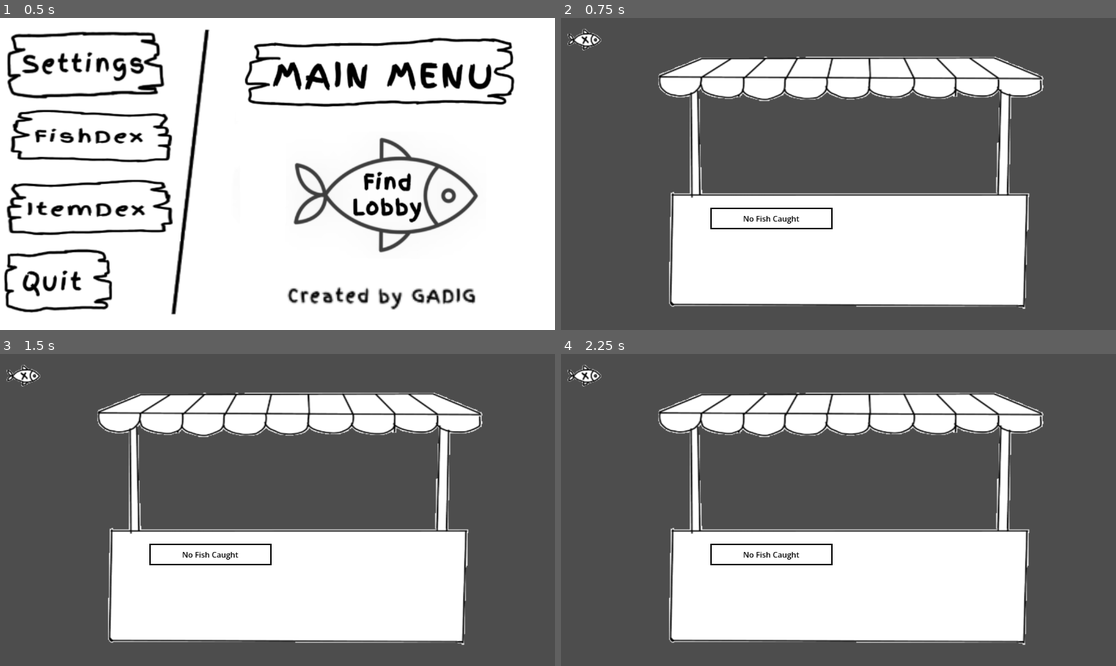
Above: before the commit, frames 1-4 (two rows, left to right).
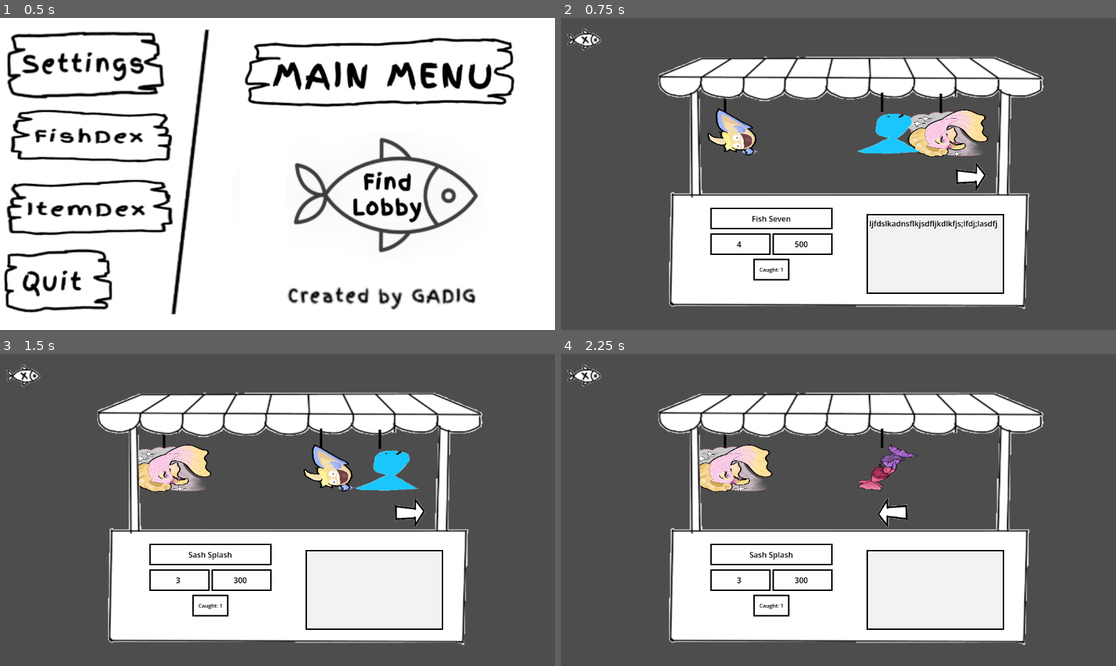
Above: after the commit, the same moments.

Repository: gmuGADIG/King-Fisher
Game: Godot game, scene res://ui/main_menu/main_menu.tscn
The game is run twice, just before and just after one commit, with the same random seed, the same clock (stepped at 60 frames per second) and the same inputs. The engine's default icon, where the game draws it, is replaced by a stand-in: a white triangle on a blue panel in a dark square.
Inputs (mouse positions are in pixels of both pictures, inside the frame that each line leads up to):
- Up to frame 1 (0.5 s): no input
- Up to frame 2 (0.75 s): click (649, 136) at 0.5 s
- Up to frame 3 (1.5 s): click (382, 466) at 1.27 s
- Up to frame 4 (2.25 s): click (966, 513) at 2.02 s

Frame 1 is identical in both runs. In frame 2, 4.9% of the frame differs, in the area x 26-80%, y 23-89%; in frame 3, 4.5%; in frame 4, 3.4%.

Commit message:
catch one of every fish at bootup in debug builds

Diff:
--- a/ui/fish_dex/fishdex.gd
+++ b/ui/fish_dex/fishdex.gd
@@ -29,6 +29,12 @@
 
 	load_file()
 	loaded = true
+
+	if OS.is_debug_build():
+		for fish_name in LIST_OF_FISH:
+			fishdex_entries[fish_name] = 1
+			fishdex_order.append(fish_name)
+			fishdex_order.sort_custom(custom_sort_fish)
 
 func custom_sort_fish(a, b):
 		var fish_a = LIST_OF_FISH.get(a)
@@ -54,6 +60,11 @@
 		dir.list_dir_begin()
 		var file_name = dir.get_next()
 		while file_name != "":
+			if file_name.ends_with(".remap"):
+				file_name = file_name.split(".remap")[0]
+
+			Debug.log("file_name = ", file_name)
+
 			if file_name.ends_with(".tres"):
 				var fish_resource = load(location + "/" + file_name)
 				LIST_OF_FISH[fish_resource.fish_name] = fish_resource
Not shown, changed: export_presets.cfg
